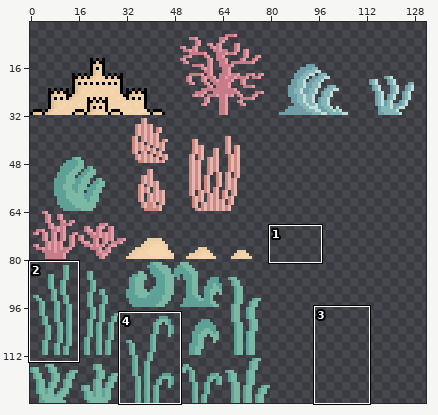
One commit to this sprite sheet: Graphics/Decals/distant_shoreline.png. The first picture is a wide view before the edit; the outline marks the close-up.
Close-up. Before the commit:
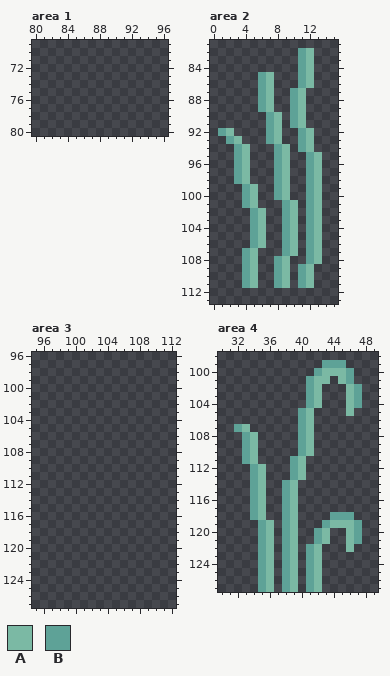
The file is 240x128 pixels. Colours within 5 levels of each other are drawn and written as one. Shown: area 1: x 80..96, y 69..80; area 2: x 0..15, y 81..113; area 3: x 95..112, y 96..127; area 4: x 30..49, y 98..127. The wide view leaves out empty margins. The commit also changed other parts of the picture, which this record leaves out.
Palette (. is transparent): A #7bb9a4  B #5ea297
After the commit:
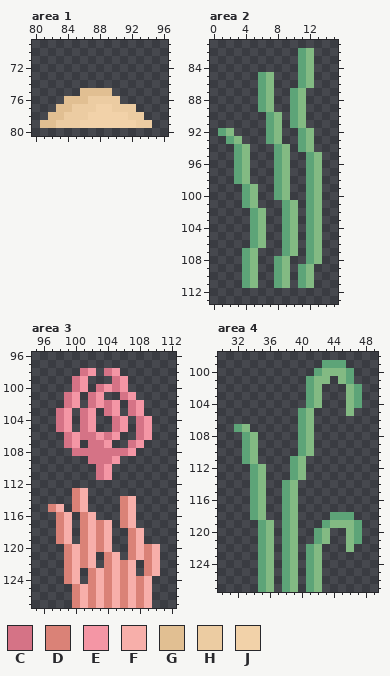
Colours new in this view: C #d57386  D #da8277  E #f496a5  F #f7afaa  G #e1bf92  H #eccca2  J #f2d2a9
Change:
Colour A changes from #7bb9a4 to #83ba83.
Colour B changes from #5ea297 to #5da478.
Area 1:
The author put colour G in row 75 at x 86 to 89; in row 76 at x 84 to 86; in row 77 at x 83 to 84; in row 78 at x 82 to 83; in row 79 at x 81 to 82.
The author put colour H in row 76 at x 87 to 90; in row 77 at x 85 to 87 and 90 to 92; in row 78 at x 84 to 86 and 92 to 93; in row 79 at x 83 to 85 and 93 to 94.
The author put colour J in row 77 at x 88 to 89; in row 78 at x 87 to 91; in row 79 at x 86 to 92.
Area 3:
The author put colour C in row 98 at x 101 and 104; in row 99 at x 100 and 105; in row 100 at x 100, 103 and 105; in row 101 at x 99, 102 and 106; in row 102 at x 99, 102, 104 and 107; in row 103 at x 98, 101, 104 and 107.
The author put colour C in rows 104 to 105 at x 98, 101, 105 and 108; in row 106 at x 99, 101 to 102, 104 and 108; in row 107 at x 99, 102 to 103 and 107; in row 108 at x 100 to 106; in row 109 at x 102 to 104; in rows 110 to 111 at x 103.
The author put colour D in row 113 at x 100; in row 114 at x 100 and 106; in row 115 at x 97, 100 and 106; in row 116 at x 98, 101 and 106; in row 117 at x 98, 101, 103 and 106; in rows 118 to 119 at x 98, 101, 103 and 107.
The author put colour D in row 120 at x 99, 101, 103, 107 and 109; in row 121 at x 99, 101, 104, 107 and 109; in row 122 at x 99, 101, 104, 106 and 109; in row 123 at x 99, 102, 104, 106 and 109; in row 124 at x 99, 102, 104, 106 and 108; in rows 125 to 127 at x 100, 102, 104, 106 and 108.
The author put colour E in row 98 at x 102 and 105; in row 99 at x 101 and 106; in row 100 at x 101, 104 and 106; in row 101 at x 100, 103 and 107; in row 102 at x 100, 103, 105 and 108; in row 103 at x 99, 102, 105 and 108.
The author put colour E in rows 104 to 105 at x 99, 102, 106 and 109; in row 106 at x 100, 103, 105 and 109; in row 107 at x 100, 104 and 108; in row 108 at x 107; in row 109 at x 105; in rows 110 to 111 at x 104.
The author put colour F in row 113 at x 101; in row 114 at x 101 and 107; in row 115 at x 98, 101 and 107; in row 116 at x 99, 102 and 107; in row 117 at x 99, 102, 104 and 107; in rows 118 to 119 at x 99, 102, 104 and 108.
The author put colour F in row 120 at x 100, 102, 104, 108 and 110; in row 121 at x 100, 102, 105, 108 and 110; in row 122 at x 100, 102, 105, 107 and 110; in row 123 at x 100, 103, 105, 107 and 110; in row 124 at x 100, 103, 105, 107 and 109; in rows 125 to 127 at x 101, 103, 105, 107 and 109.
Where, in picture pixels (left, top, right, bottom), the same in both close-ups:
added: (40, 88, 152, 128)
changed: (218, 48, 322, 288)
added: (48, 368, 160, 608)
changed: (234, 360, 362, 592)
